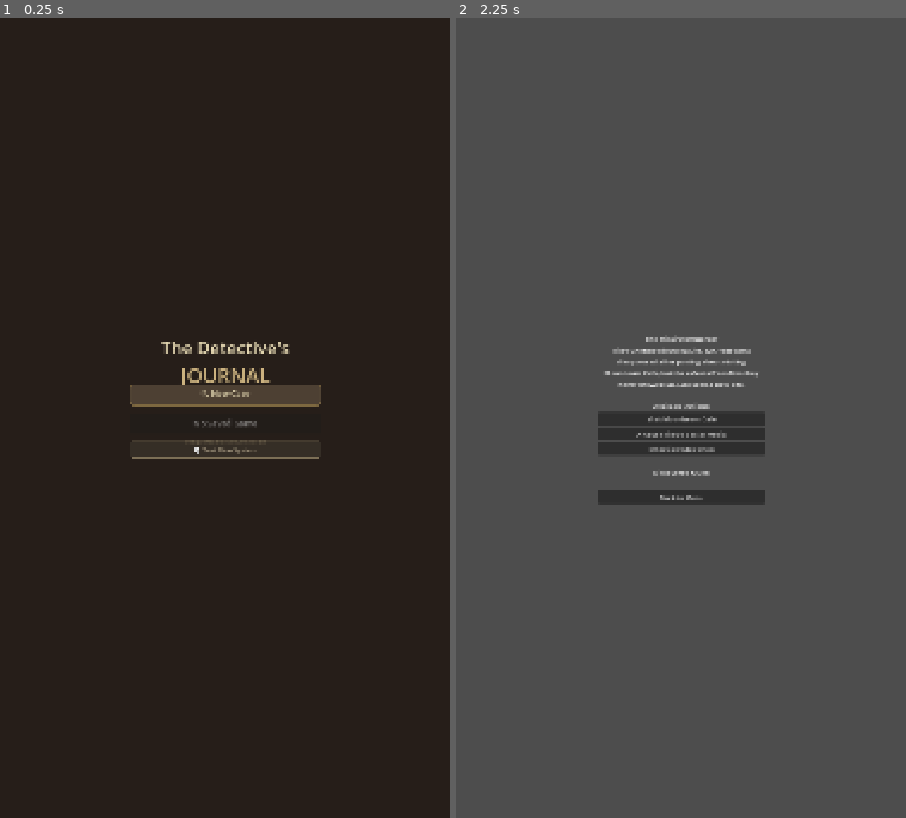
Above: before the commit, frames 1-2 (left to right).
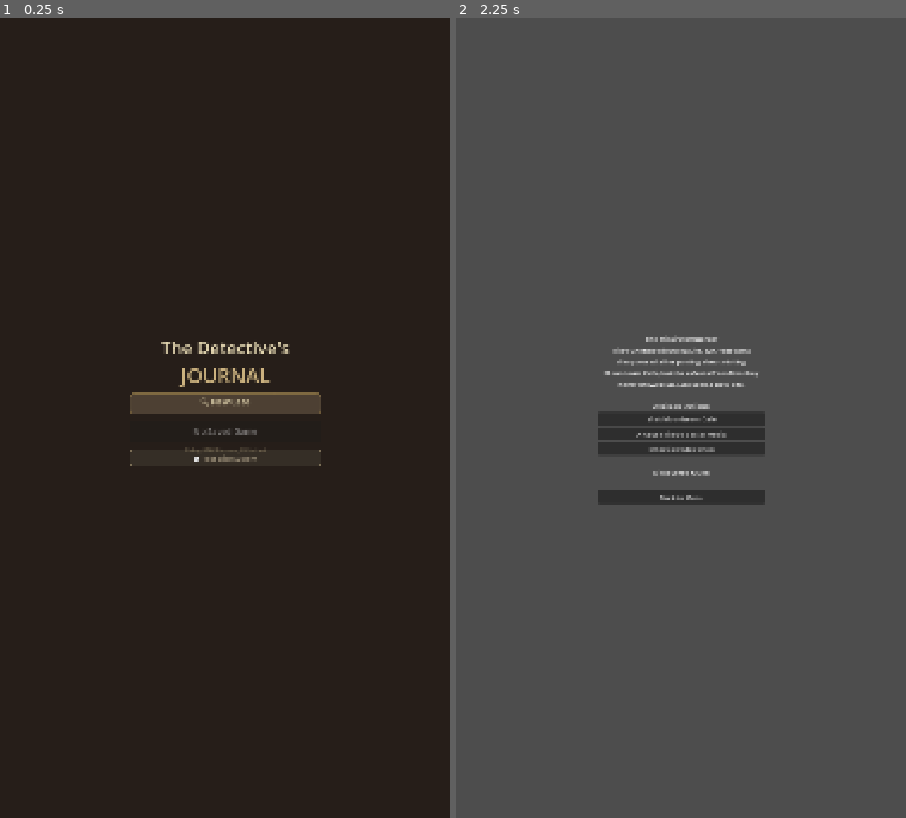
Above: after the commit, the same moments.

Repository: odhranhardy/detectivesjournal
Game: Godot game, scene res://scenes/main.tscn
Same seed, same stepped clock (60 frames per second), same inputs: the game is played once before the commit and once after it.
Inputs:
- Up to frame 1 (0.25 s): no input
- Up to frame 2 (2.25 s): click "🔍 New Case" at 0.5 s; click "Back to Menu" at 1.25 s; click "🔍 New Case" at 2 s

The runs differ from the first frame. In frame 1, 1.6% of the frame differs, in the area x 28-72%, y 45-56%; in frame 2, nothing differs.

Commit message:
style: increase spacing between journal title and new case button
Co-authored-by: aider (openrouter/anthropic/claude-sonnet-4) <aider@aider.chat>

Diff:
--- a/scenes/main.tscn
+++ b/scenes/main.tscn
@@ -143,7 +143,7 @@
 horizontal_alignment = 1
 
 [node name="Spacer1" type="Control" parent="VBoxContainer"]
-custom_minimum_size = Vector2(0, 40)
+custom_minimum_size = Vector2(0, 60)
 layout_mode = 2
 
 [node name="MenuPanel" type="Panel" parent="VBoxContainer"]
